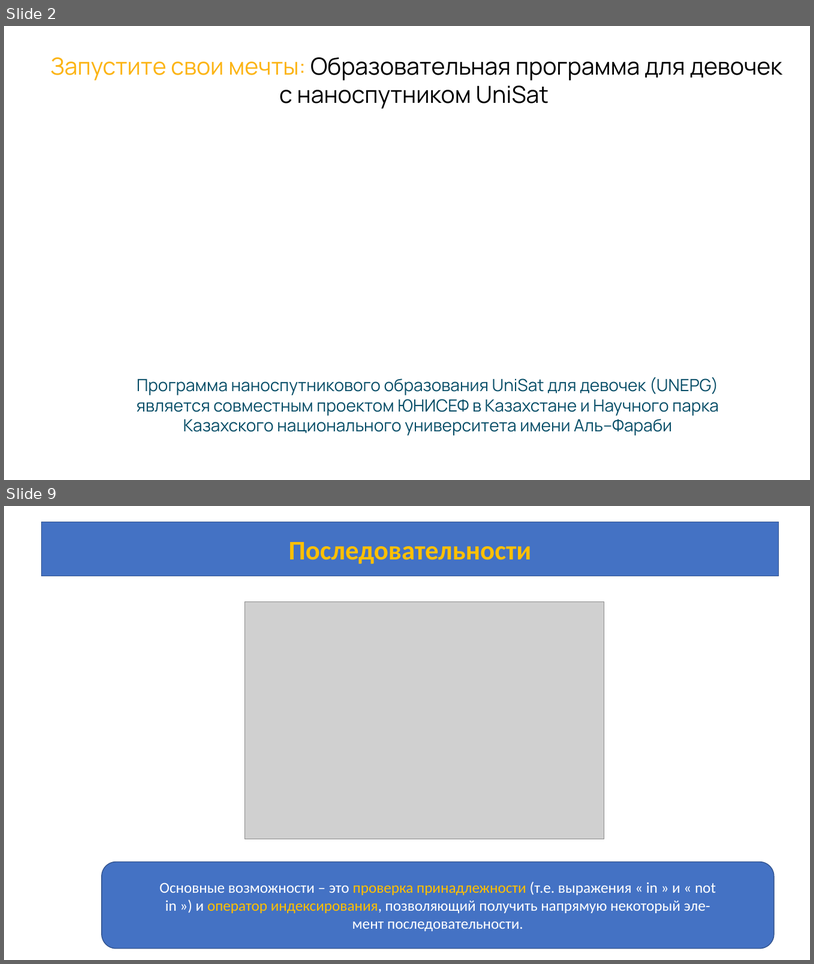
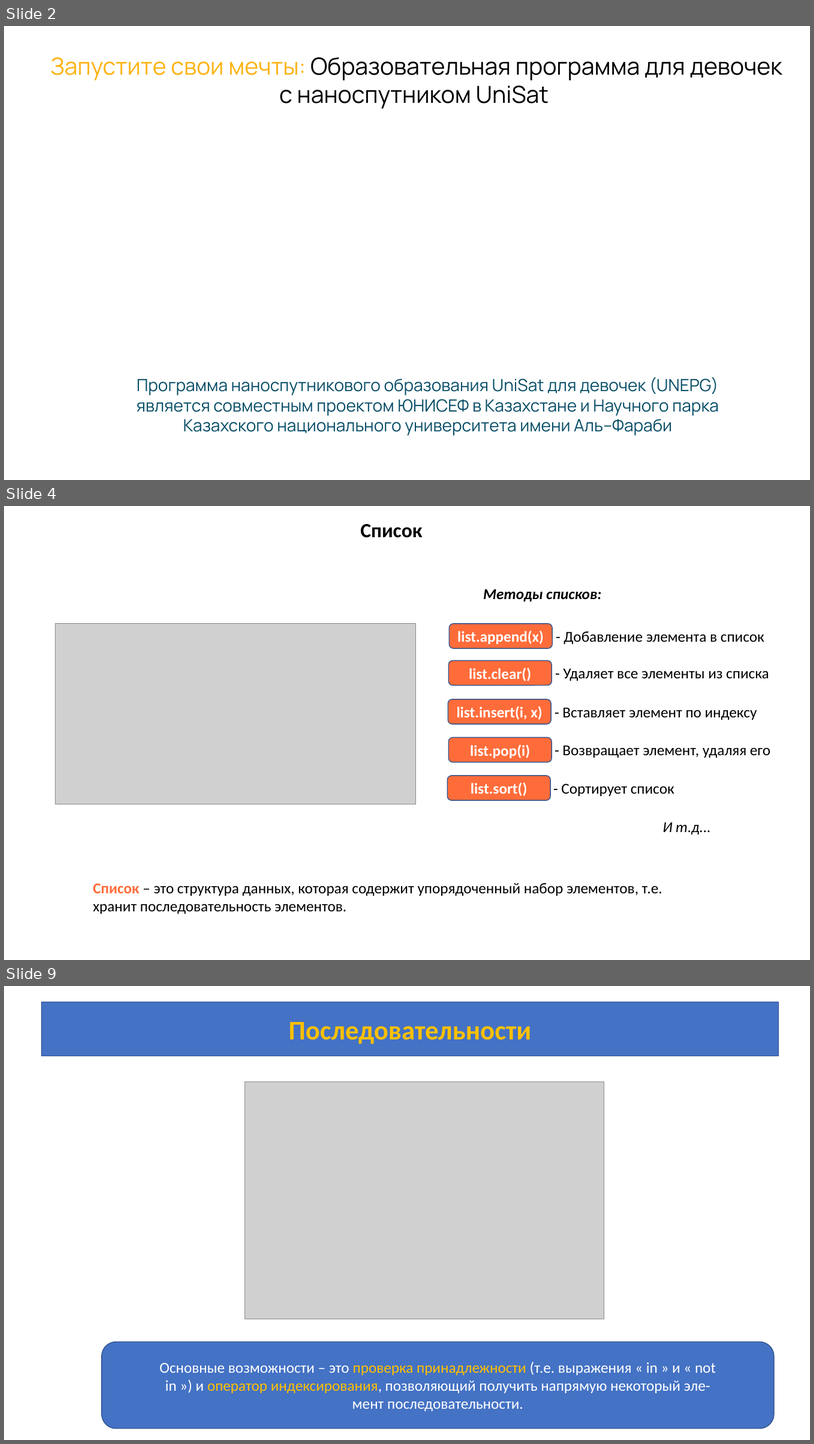
Before and after one commit to azamat7087/python_lessons_ver.2, a slide deck: lesson 6/Lesson_6.pptx. Shown one above the other, each under a label of ours: slides 2 and 9 before the commit, slides 2, 4 and 9 after it; the slides between them are not shown. The pictures are 814x964 and 814x1444 pixels, drawn with LibreOffice and Linux fonts; fonts in the diff are those of the drawing; grey boxes stand for pictures; background and template pictures are left out. Boxes give left, top, right and bottom in pixels: in the first picture for what was removed or moved away, otherwise in the second. Text is boxed around its words. In the diff, an @@ line names an element or a change of style, - is before the commit and + after.

```diff
--- a/lesson 6/Lesson_6.pptx
+++ b/lesson 6/Lesson_6.pptx
@@ slide 4 added at (x1=4, y1=506, x2=810, y2=960), background #FFFFFF @@
@@ text added at (x1=360, y1=524, x2=422, y2=538), 24 pt, text #000000, bold @@
+Список
@@ text added at (x1=483, y1=589, x2=602, y2=601), 18 pt, text #000000, bold, italic @@
+Методы списков:
@@ picture added at (x1=56, y1=624, x2=417, y2=804) @@
@@ rounded rectangle added at (x1=449, y1=624, x2=552, y2=648), fill #FF6C3A, outline #325491 1 pt, 18 pt, text #FFFFFF, bold @@
+list.append(x)
@@ text added at (x1=564, y1=631, x2=765, y2=644), 18 pt, text #000000 @@
+- Добавление элемента в список
@@ rounded rectangle added at (x1=449, y1=660, x2=552, y2=685), fill #FF6C3A, outline #325491 1 pt, 18 pt, text #FFFFFF, bold @@
+list.clear()
@@ text added at (x1=563, y1=668, x2=769, y2=681), 18 pt, text #000000 @@
+- Удаляет все элементы из списка
@@ rounded rectangle added at (x1=448, y1=699, x2=551, y2=724), fill #FF6C3A, outline #325491 1 pt, 18 pt, text #FFFFFF, bold @@
+list.insert(i, x)
@@ text added at (x1=563, y1=707, x2=758, y2=720), 18 pt, text #000000 @@
+- Вставляет элемент по индексу
@@ rounded rectangle added at (x1=449, y1=737, x2=552, y2=762), fill #FF6C3A, outline #325491 1 pt, 18 pt, text #FFFFFF, bold @@
+list.pop(i)
@@ text added at (x1=563, y1=745, x2=771, y2=757), 18 pt, text #000000 @@
+- Возвращает элемент, удаляя его
@@ rounded rectangle added at (x1=447, y1=775, x2=551, y2=800), fill #FF6C3A, outline #325491 1 pt, 18 pt, text #FFFFFF, bold @@
+list.sort()
@@ text added at (x1=561, y1=783, x2=675, y2=796), 18 pt, text #000000 @@
+- Сортирует список
@@ text added at (x1=663, y1=822, x2=711, y2=834), 18 pt, text #000000, italic @@
+И т.д...
@@ text added at (x1=93, y1=883, x2=663, y2=913), 18 pt, text #000000 @@
+Список – это структура данных, которая содержит упорядоченный набор элементов, т.е. хранит последовательность элементов.
```
Also in this commit, not shown: 2 slides changed, 6 other slides added, 1 other file.
